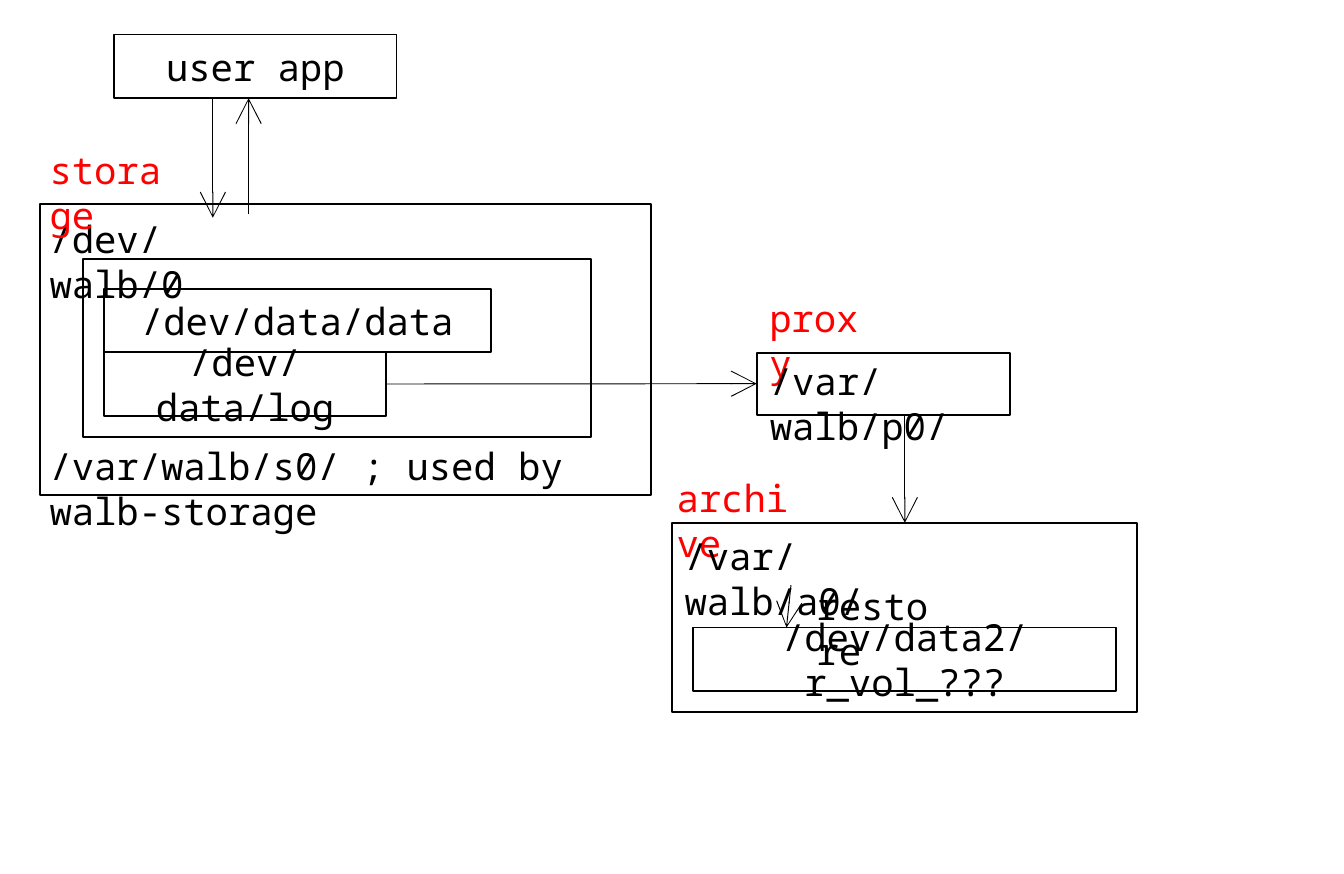
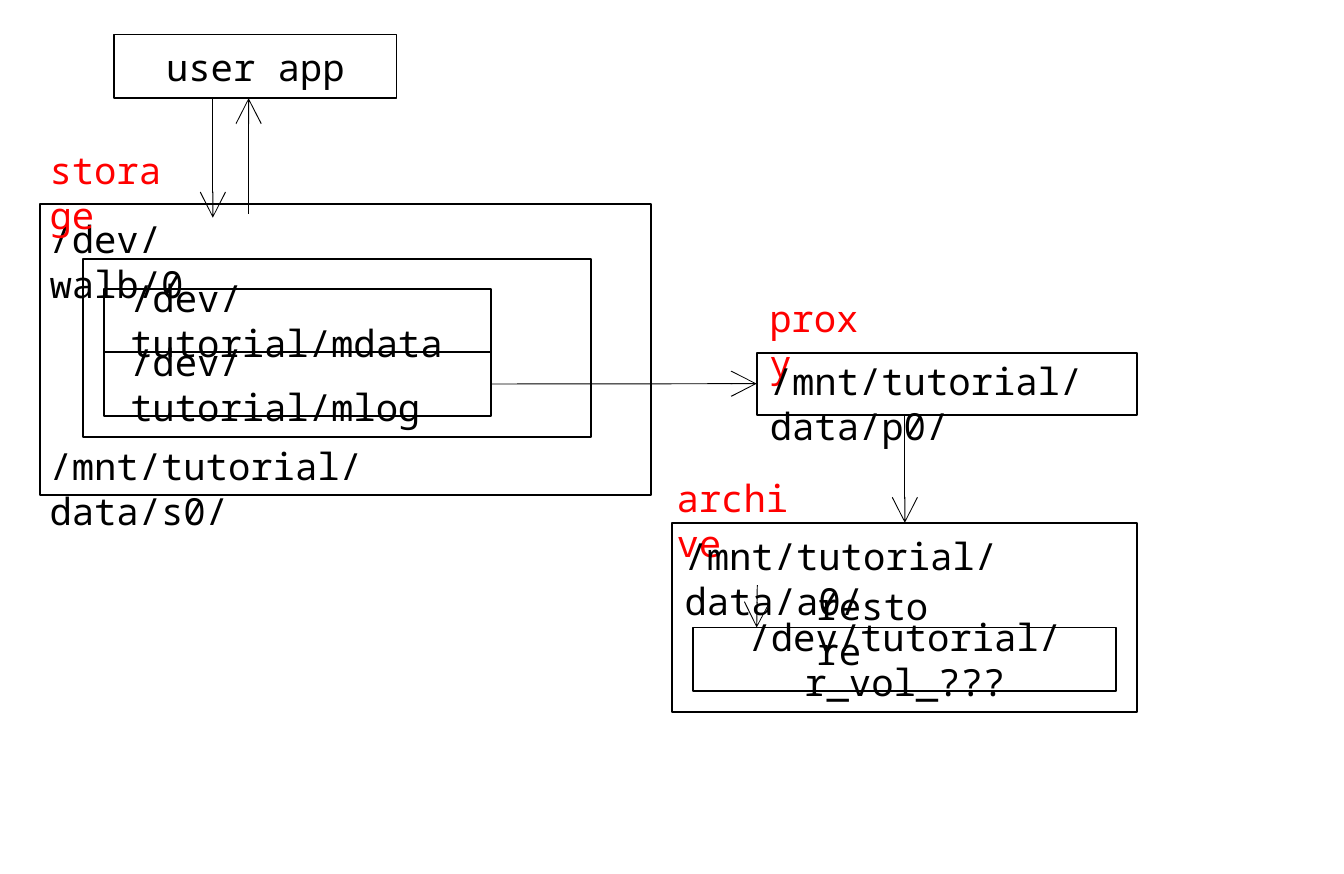
Before and after one commit to walb-linux/walb-tools, a slide deck: slide 1 of doc/tutorial-fig.pptx. Drawn at 1344x874 pixels with LibreOffice and Linux fonts; fonts in the diff are those of the drawing. Boxes give left, top, right and bottom in pixels: in the first picture for what was removed or moved away, otherwise in the second. Text is boxed around its words. In the diff, an @@ line names an element or a change of style, - is before the commit and + after.

Commit message:
update png

```diff
--- a/doc/tutorial-fig.pptx
+++ b/doc/tutorial-fig.pptx
@@ text in rectangle at bbox=[130, 278, 442, 368]: text changed @@
-/dev/data/data
+/dev/tutorial/mdata
@@ rectangle "/dev/tutorial/mlog": place and size @@
-rectangle "/dev/tutorial/mlog" at bbox=[105, 352, 387, 417]
+rectangle "/dev/tutorial/mlog" at bbox=[105, 352, 492, 417]
@@ text in rectangle at bbox=[130, 341, 420, 430]: text changed @@
-/dev/data/log
+/dev/tutorial/mlog
@@ rectangle: place and size @@
-rectangle at bbox=[755, 352, 1008, 414]
+rectangle at bbox=[755, 352, 1137, 414]
@@ arrow moved from (387, 384) - (755, 384) to (492, 384) - (755, 384) @@
@@ text at bbox=[770, 361, 1082, 451]: text changed @@
-/var/walb/p0/
+/mnt/tutorial/data/p0/
@@ text at bbox=[50, 451, 362, 526]: text changed @@
-/var/walb/s0/ ; used by walb-storage
+/mnt/tutorial/data/s0/
@@ text at bbox=[685, 536, 997, 626]: text changed @@
-/var/walb/a0/
+/mnt/tutorial/data/a0/
@@ arrow moved from (790, 586) - (788, 626) to (758, 586) - (755, 626) @@
@@ text in rectangle at bbox=[749, 617, 1061, 702]: text changed @@
-/dev/data2/r_vol_???
+/dev/tutorial/r_vol_???
```
